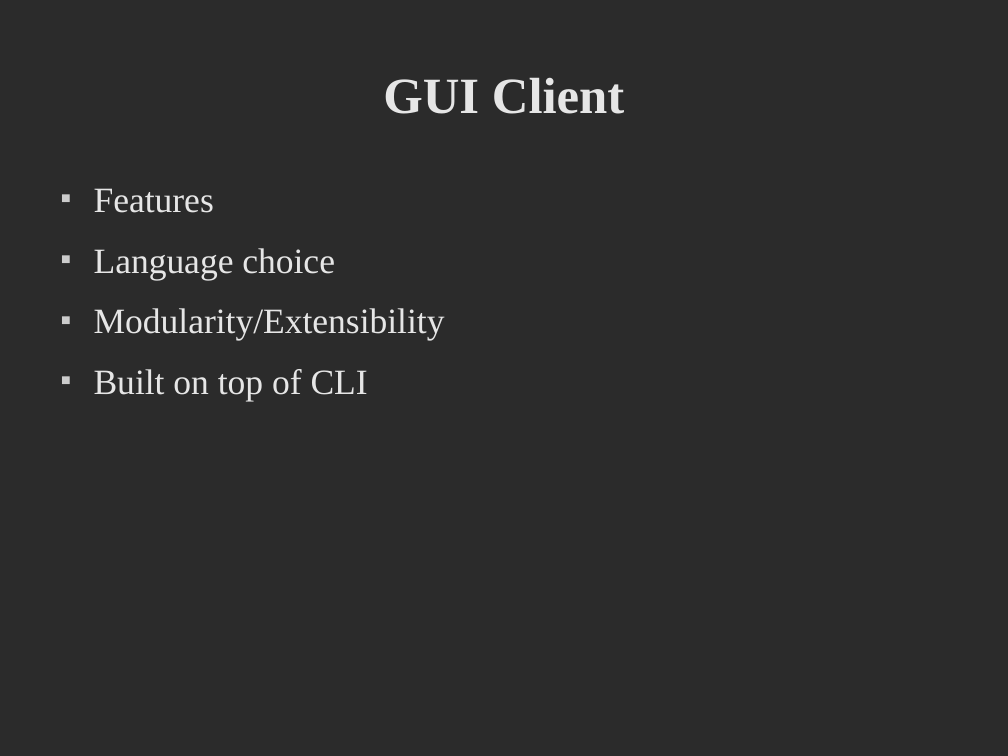
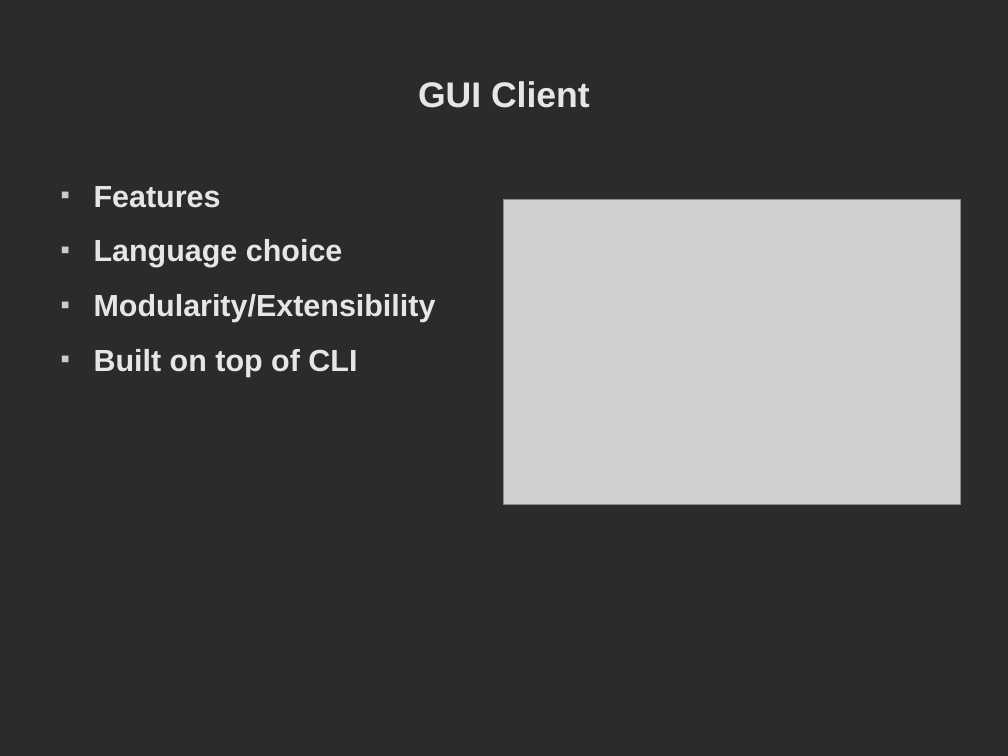
Before and after one commit to deltaluca/flappy, a slide deck: slide 10 of Presentation/ProjectDemonstration.odp. Drawn at 1008x756 pixels with LibreOffice and Linux fonts; fonts in the diff are those of the drawing; grey boxes stand for pictures; background and template pictures are left out; a plain dark background stands for a picture behind light text. Boxes give left, top, right and bottom in pixels: in the first picture for what was removed or moved away, otherwise in the second. Text is boxed around its words. In the diff, an @@ line names an element or a change of style, - is before the commit and + after.

```diff
--- a/Presentation/ProjectDemonstration.odp
+++ b/Presentation/ProjectDemonstration.odp
@@ title "GUI Client" at bbox=[418, 81, 590, 108]: size 40 to 28 pt, font Times New Roman to Arial @@
@@ text "Features" at bbox=[94, 186, 436, 377]: size 28 to 24 pt, font Times New Roman to Arial, bold on @@
@@ picture added at bbox=[504, 199, 960, 504] @@
```
Also in this commit, not shown: 9 other slides changed, 14 slides added, 5 slides removed.
